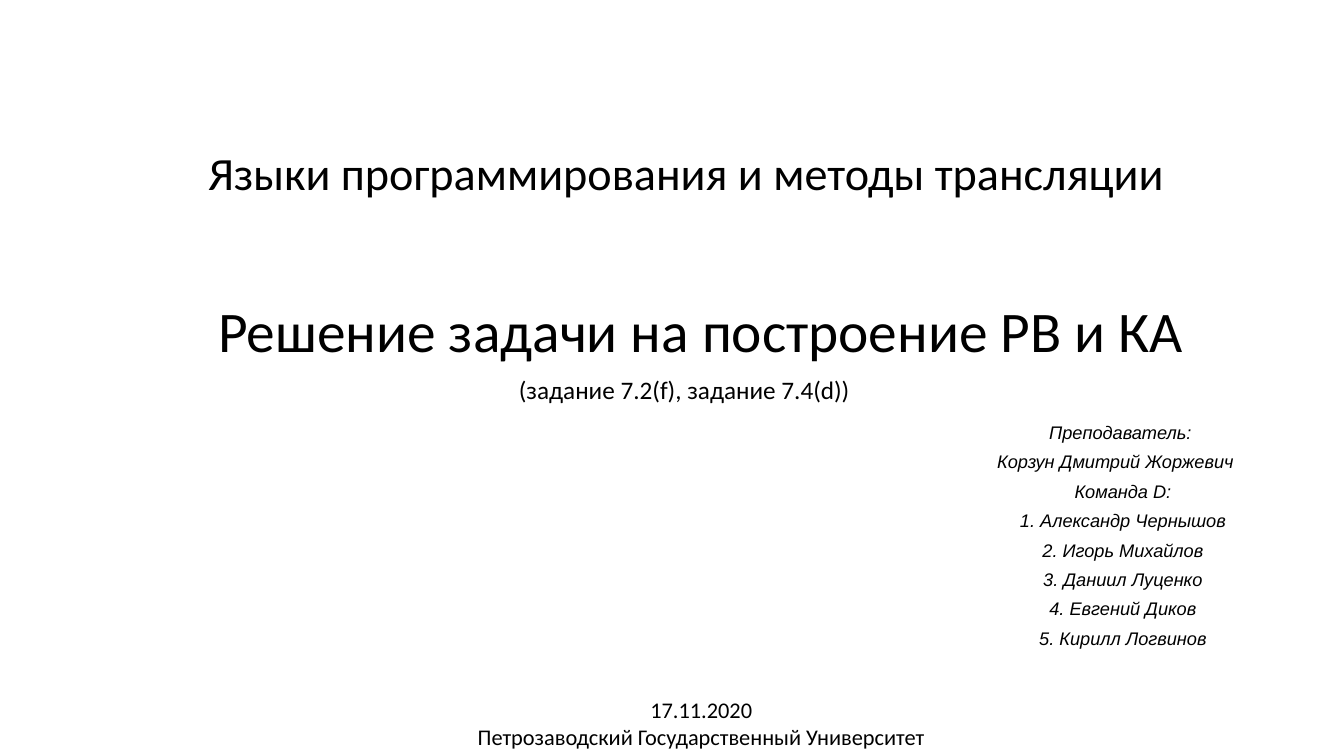
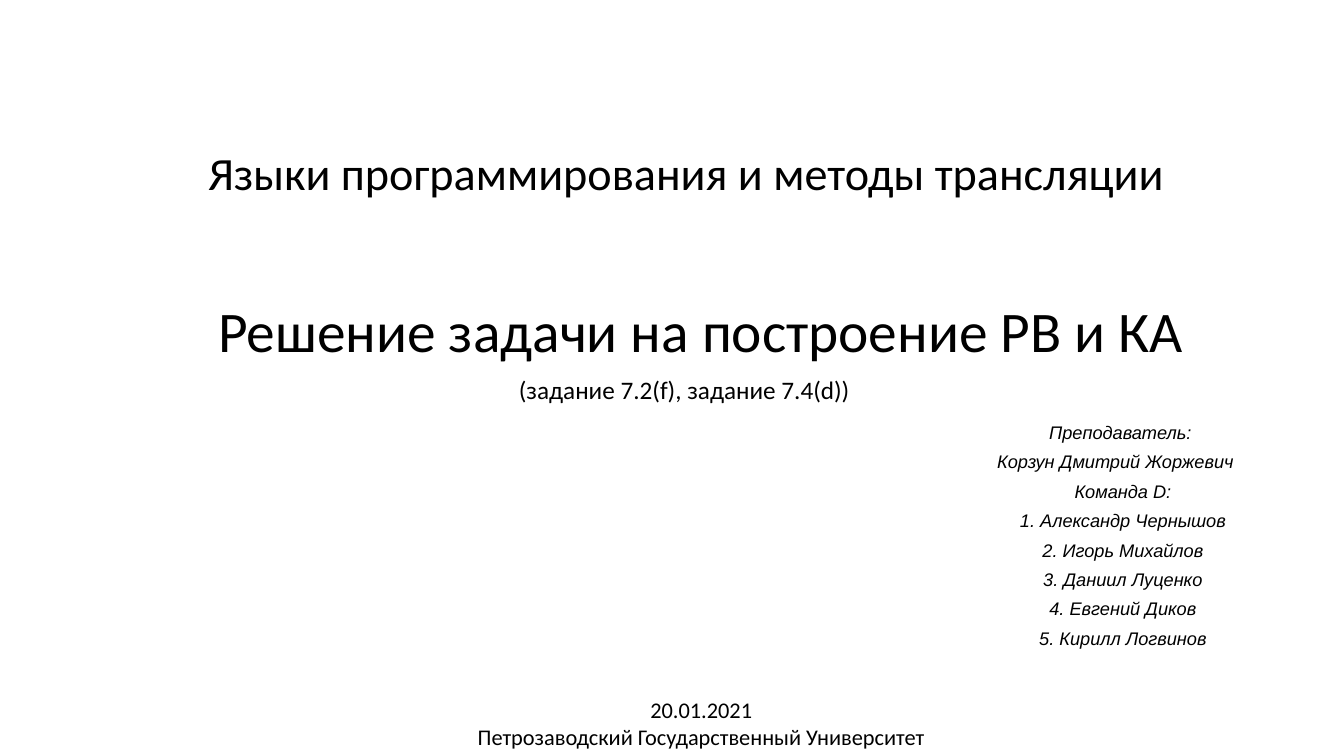
Before and after one commit to goddamnteam/korzun, a slide deck: slide 1 of task4.pptx. Drawn at 1344x756 pixels with LibreOffice and Linux fonts; fonts in the diff are those of the drawing. Boxes give left, top, right and bottom in pixels: in the first picture for what was removed or moved away, otherwise in the second. Text is boxed around its words. In the diff, an @@ line names an element or a change of style, - is before the commit and + after.

```diff
--- a/task4.pptx
+++ b/task4.pptx
@@ text at (x1=650, y1=703, x2=752, y2=718): text changed @@
-17.11.2020
+20.01.2021
```
Also in this commit, not shown: 2 other slides changed, 1 slide added, 1 other file.
